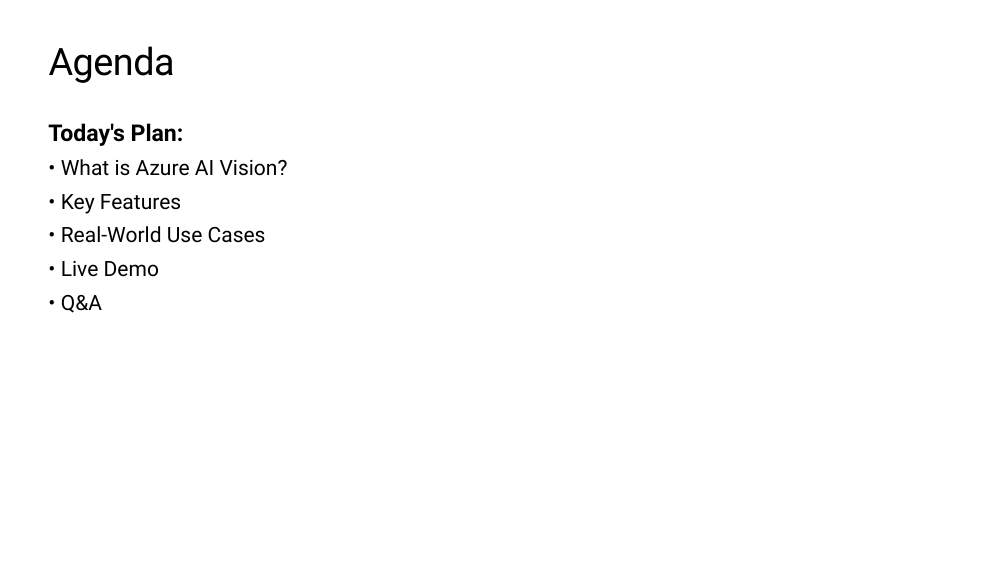
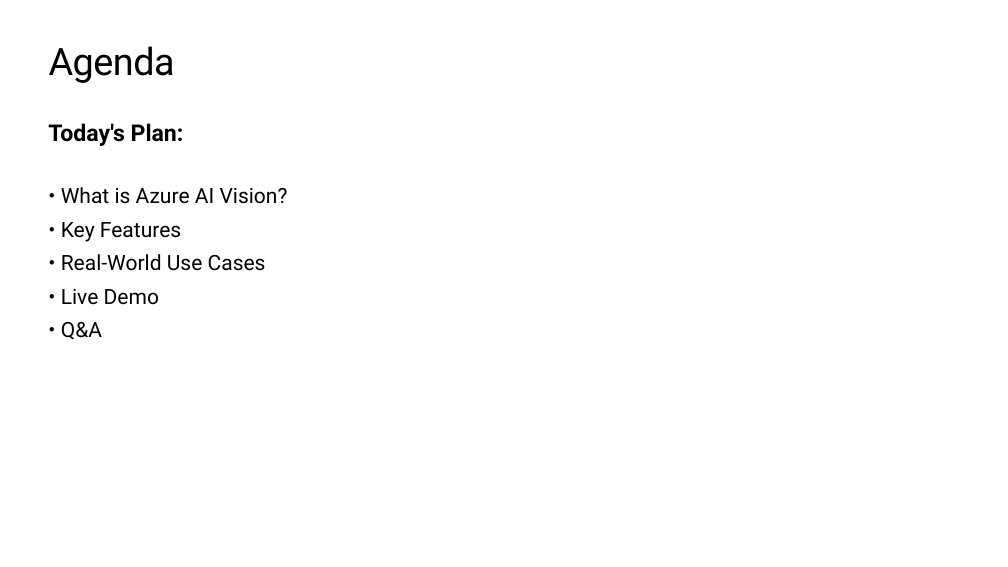
Before and after one commit to jainal09/azure-ai-vision-workshop, a slide deck: slide 4 of Azure_AI_Vision_Workshop.pptx. Drawn at 1008x567 pixels with LibreOffice and Linux fonts; fonts in the diff are those of the drawing; background and template pictures are left out. Boxes give left, top, right and bottom in pixels: in the first picture for what was removed or moved away, otherwise in the second. Text is boxed around its words. In the diff, an @@ line names an element or a change of style, - is before the commit and + after.

Commit message:
Update Azure AI Vision Workshop presentation

```diff
--- a/Azure_AI_Vision_Workshop.pptx
+++ b/Azure_AI_Vision_Workshop.pptx
@@ text "Today's Plan:" rewrapped from box(48, 123, 288, 313) to box(48, 123, 288, 340) @@
```
Also in this commit, not shown: 2 other slides changed.
